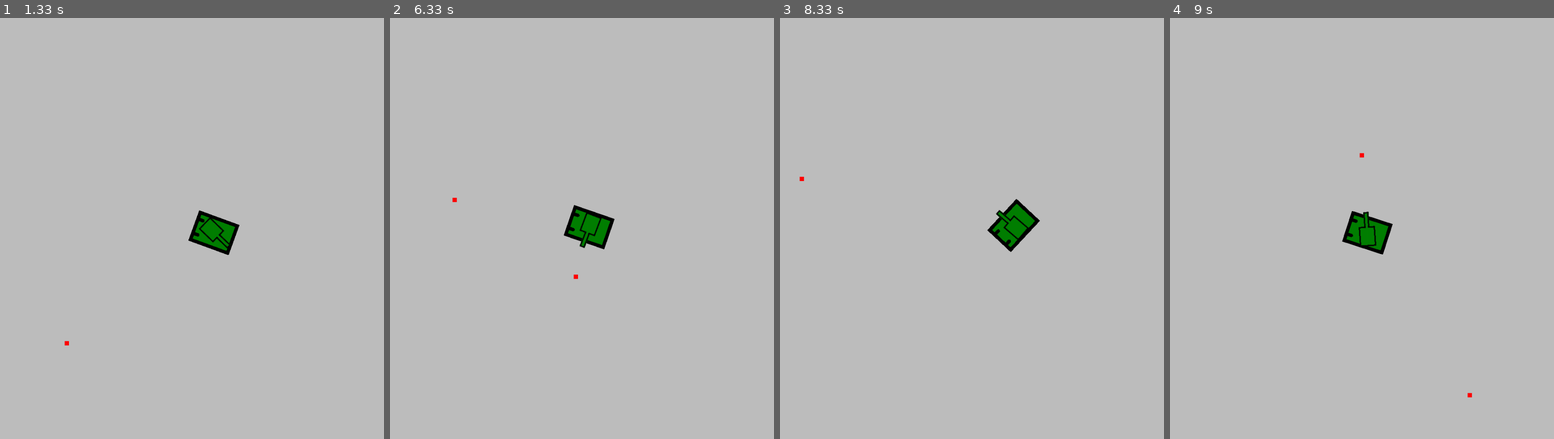
Above: before the commit, frames 1-4 (left to right).
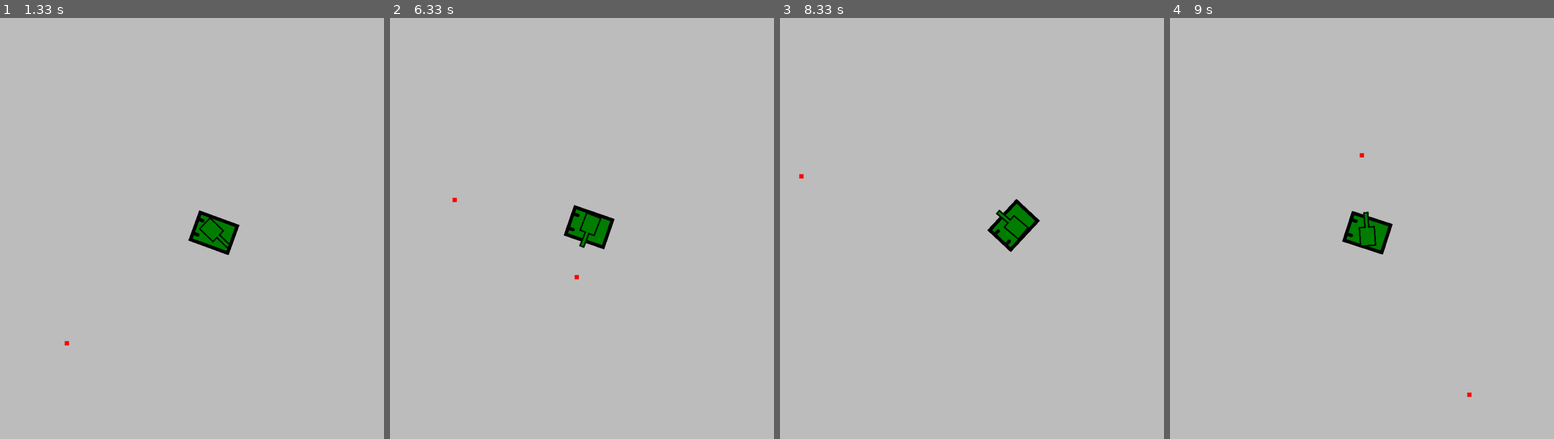
Above: after the commit, the same moments.

Repository: Tek0ver/pygame-sandbox
Game: pygame game, started from tank/tank.py
The game is run twice, just before and just after one commit, with the same random seed, the same clock (stepped at 60 frames per second) and the same inputs.
Inputs (mouse positions are in pixels of both pictures, inside the frame that each line leads up to):
- Up to frame 1 (1.33 s): tap S at 0.33 s; press the mouse at (80, 333) at 0.7 s; move the mouse to (176, 207) at 0.8 s; release the mouse at (276, 81) at 0.93 s; hold Right from 1 s (still down); click (372, 384) at 1.08 s
- Up to frame 2 (6.33 s): release Right at 1.47 s; hold Up 1.5-1.8 s; click (612, 89) at 1.58 s; hold Right 1.83-2.3 s; click (585, 342) at 1.92 s; hold Left 2.33-2.87 s; click (589, 161) at 2.42 s; hold Down 2.9-3.2 s; click (543, 144) at 2.98 s; hold Left 3.23-3.63 s; click (716, 194) at 3.32 s; hold Up 3.67-4.03 s; click (735, 224) at 3.75 s; hold Right 4.07-4.7 s; click (693, 156) at 4.15 s; tap S at 4.22, 5.78 s; hold Down 4.73-5.1 s; click (478, 148) at 4.82 s; hold Left 5.13-5.6 s; click (624, 215) at 5.22 s; hold Right 5.63-6.1 s; click (478, 207) at 5.72 s; hold Up from 6.13 s (still down); click (539, 359) at 6.22 s
- Up to frame 3 (8.33 s): release Up at 6.43 s; hold Right 6.47-6.93 s; click (864, 392) at 6.55 s; hold Left 6.97-7.5 s; click (925, 93) at 7.05 s; tap S at 7.12 s; hold Down 7.53-7.83 s; click (952, 215) at 7.62 s; hold Left 7.87-8.27 s; click (891, 119) at 7.95 s; hold Up from 8.3 s (still down)
- Up to frame 4 (9 s): click (1461, 375) at 8.38 s; tap S at 8.45 s; release Up at 8.67 s; hold Right from 8.7 s (still down); click (1358, 102) at 8.78 s

Frame 1 is identical in both runs. In frame 2, less than 0.1% of the frame differs, in the area x 47-56%, y 46-63%; in frame 3, less than 0.1%, in the area x 4-65%, y 37-53%; in frame 4, less than 0.1%.

Commit message:
move input logic at one place

Diff:
--- a/tank/tank.py
+++ b/tank/tank.py
@@ -55,6 +55,7 @@
 
         keys = pygame.key.get_pressed()
 
+        # move
         if controller_mode:
             if keys[pygame.K_UP] or controllers[0].get_axis(pygame.CONTROLLER_AXIS_LEFTY) < -joystick_deadzone:
                 self.rect.center += self.vector*self.speed
@@ -74,6 +75,27 @@
             if keys[pygame.K_RIGHT]:
                 self.vector = self.vector.rotate(self.rotation_speed)
 
+        # turret
+        mouse_cursor = pygame.mouse.get_pos()
+        mouse_vector = pygame.math.Vector2(
+            mouse_cursor[0] - self.turret.rect.centerx,
+            mouse_cursor[1] - self.turret.rect.centery)
+
+        if controller_mode:
+            controller_vector = pygame.math.Vector2(
+                controllers[0].get_axis(pygame.CONTROLLER_AXIS_RIGHTX),
+                controllers[0].get_axis(pygame.CONTROLLER_AXIS_RIGHTY))
+
+            if controller_vector.magnitude() < joystick_deadzone:
+                self.turret.vector = self.turret.vector.rotate(self.turret.vector.angle_to(controller_vector))
+
+            if controllers[0].get_axis(pygame.CONTROLLER_AXIS_TRIGGERRIGHT) > 10000:
+                self.turret.shoot()
+
+        else:
+            self.turret.vector = self.turret.vector.rotate(self.turret.vector.angle_to(mouse_vector))
+            if pygame.mouse.get_pressed()[0]:
+                self.turret.shoot()
 
 class Turret(pygame.sprite.Sprite):
 
@@ -94,7 +116,6 @@
     def update(self, pos):
 
         self.rect.center = pos
-        self.get_input()
         self.animation()
 
     def animation(self):
@@ -102,29 +123,6 @@
         rotation = self.vector.angle_to(self.vector_base)
         self.image = pygame.transform.rotate(self.image_source, rotation)
         self.rect = self.image.get_frect(center=self.rect.center)
-
-    def get_input(self):
-
-        mouse_cursor = pygame.mouse.get_pos()
-        mouse_vector = pygame.math.Vector2(
-            mouse_cursor[0] - self.rect.centerx,
-            mouse_cursor[1] - self.rect.centery)
-
-        if controller_mode:
-            controller_vector = pygame.math.Vector2(
-                controllers[0].get_axis(pygame.CONTROLLER_AXIS_RIGHTX),
-                controllers[0].get_axis(pygame.CONTROLLER_AXIS_RIGHTY))
-
-            if controller_vector.magnitude() < joystick_deadzone:
-                self.vector = self.vector.rotate(self.vector.angle_to(controller_vector))
-
-            if controllers[0].get_axis(pygame.CONTROLLER_AXIS_TRIGGERRIGHT) > 10000:
-                self.shoot()
-
-        else:
-            self.vector = self.vector.rotate(self.vector.angle_to(mouse_vector))
-            if pygame.mouse.get_pressed()[0]:
-                self.shoot()
 
     def shoot(self):
         if self.timer.check():
@@ -135,7 +133,6 @@
 
             if controller_mode:
                 controllers[0].rumble(1,0,250)
-
 
 
 class Bullet(pygame.sprite.Sprite):
Not shown, added: tank/.python-version
